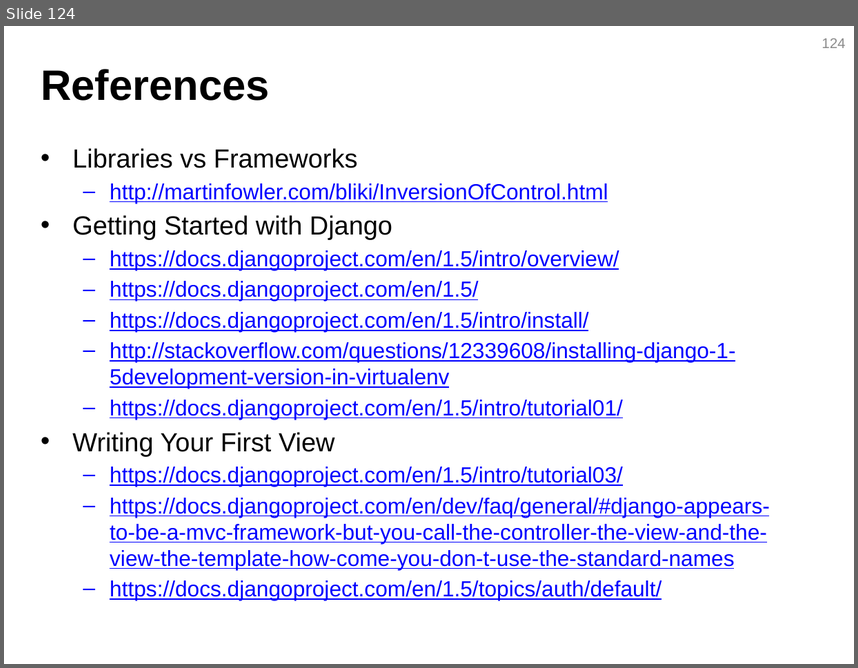
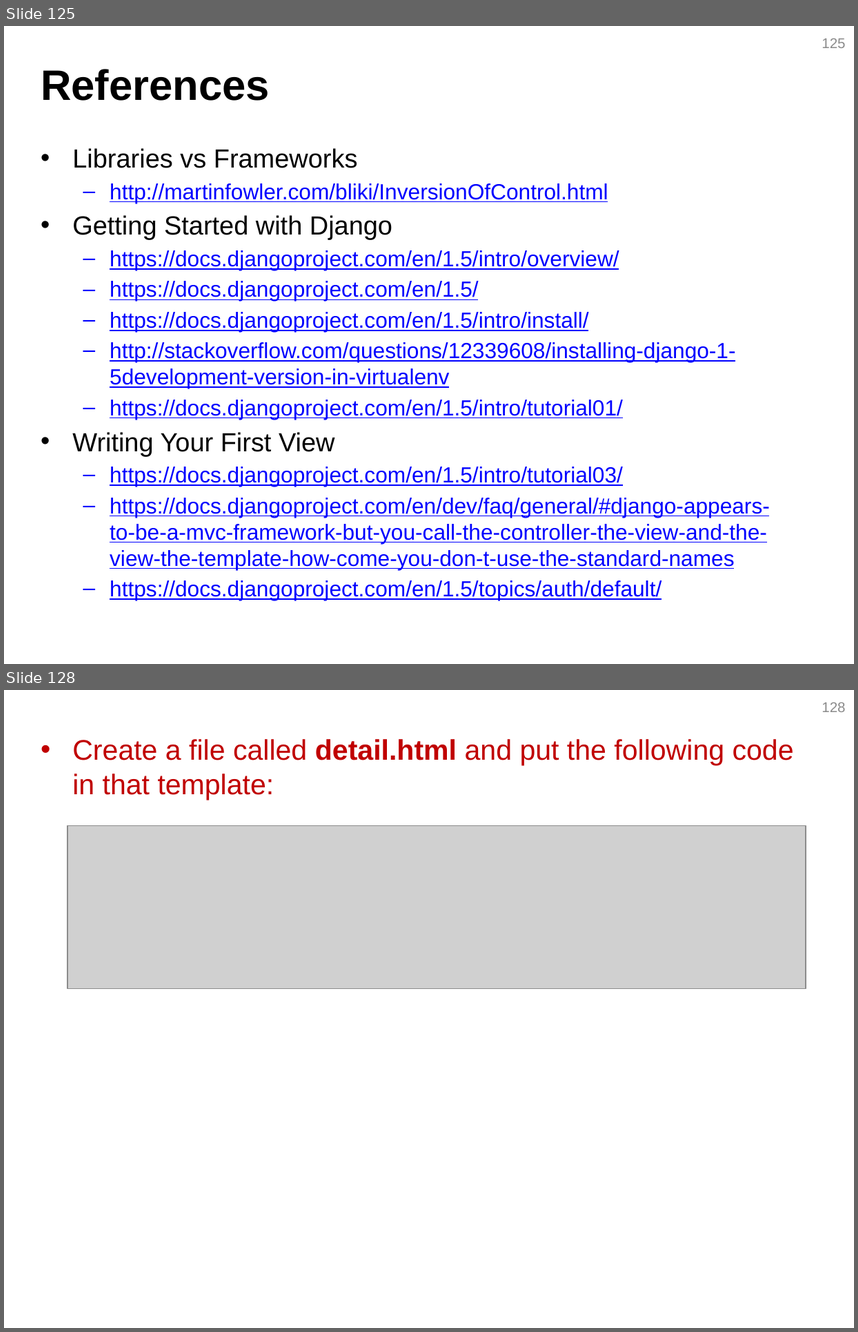
Before and after one commit to JustinSDK/PyConTW2013Tutorial, a slide deck: PyCon Taiwan 2013 Tutorial.pptx. Shown one above the other, each under a label of ours: slide 124 before the commit, slides 125 and 128 after it; the slides between them are not shown. The pictures are 858x668 and 858x1332 pixels, drawn with LibreOffice and Linux fonts; fonts in the diff are those of the drawing; grey boxes stand for pictures. Boxes give left, top, right and bottom in pixels: in the first picture for what was removed or moved away, otherwise in the second. Text is boxed around its words. In the diff, an @@ line names an element or a change of style, - is before the commit and + after.

```diff
--- a/PyCon Taiwan 2013 Tutorial.pptx
+++ b/PyCon Taiwan 2013 Tutorial.pptx
@@ slide 128 added at [4,690,854,1328], background #FFFFFF @@
@@ page number added at [822,702,845,712], 12 pt, text #8C8C8C @@
+128
@@ text added at [72,739,794,800], 24 pt, text #C00000 @@
+• Create a file called detail.html and put the following code in that template:
@@ picture added at [67,826,806,989] @@
@@ what was slide 124 is now slide 125 @@
@@ page number at [822,38,845,48]: text changed @@
-124
+125
```
Also in this commit, not shown: 5 slides changed, 38 other slides added, 1 slide removed, 46 other files.
